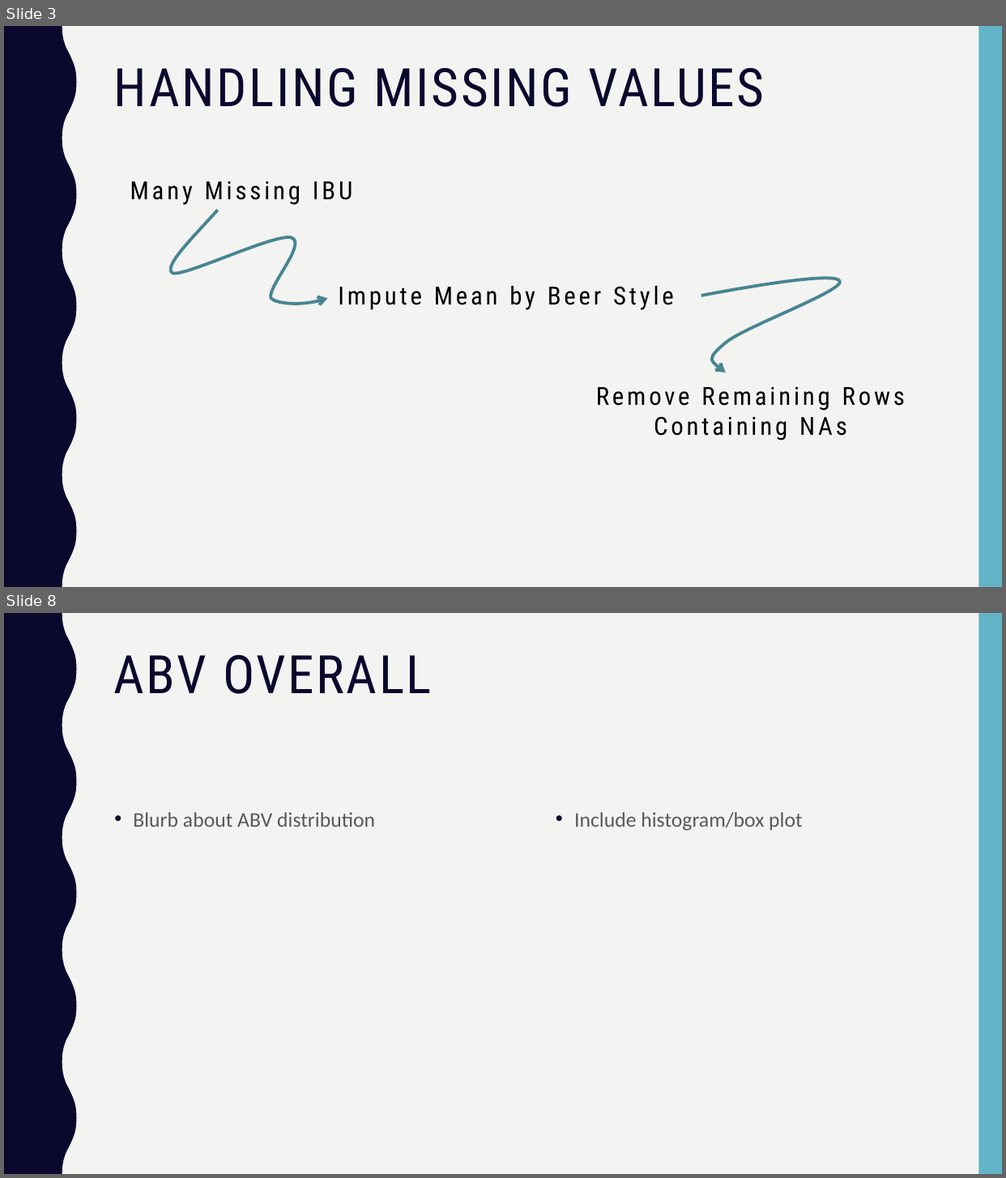
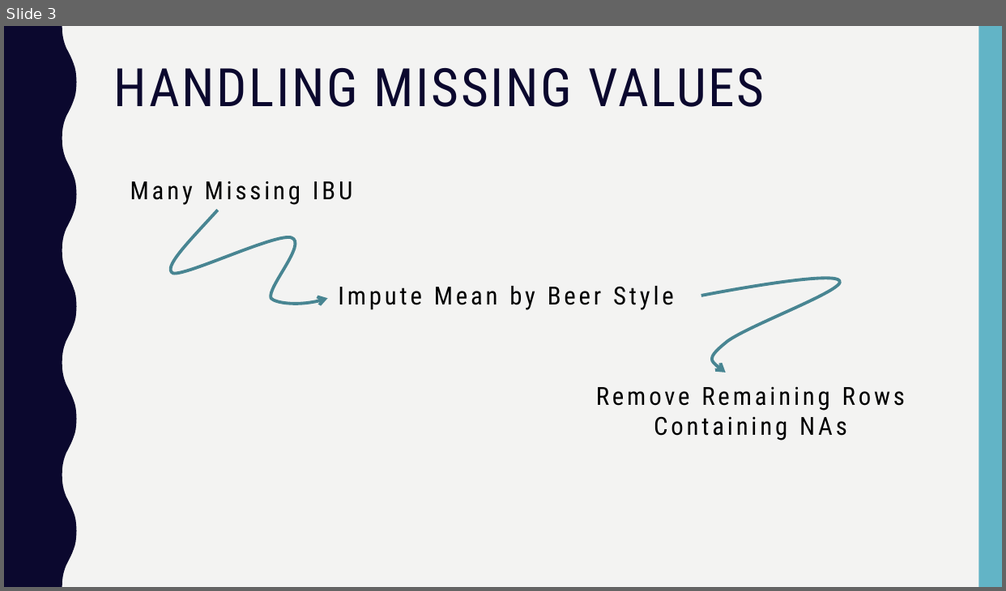
Before and after one commit to mattfarrow1/6306-project-1, a slide deck: docs/Matt_Farrow_Megan_Ball_DS6306_EDA.pptx. Shown one above the other, each under a label of ours: slides 3 and 8 before the commit, slide 3 after it; the slides between them are not shown. The pictures are 1006x1178 and 1006x591 pixels, drawn with LibreOffice and Linux fonts; fonts in the diff are those of the drawing. Boxes give left, top, right and bottom in pixels: in the first picture for what was removed or moved away, otherwise in the second. Text is boxed around its words. In the diff, an @@ line names an element or a change of style, - is before the commit and + after.

```diff
--- a/docs/Matt_Farrow_Megan_Ball_DS6306_EDA.pptx
+++ b/docs/Matt_Farrow_Megan_Ball_DS6306_EDA.pptx
@@ slide 8 removed at <box>4,613,1002,1174</box>, background #F3F3F2; not listed: 2 template elements that a slide beside it also shows @@
@@ title removed at <box>114,655,432,694</box> @@
-ABV OVERALL
@@ text removed at <box>133,812,375,827</box> @@
-• Blurb about ABV distribution
@@ text removed at <box>574,812,803,831</box> @@
-• Include histogram/box plot
```
Also in this commit, not shown: 4 slides changed, 2 slides added.
